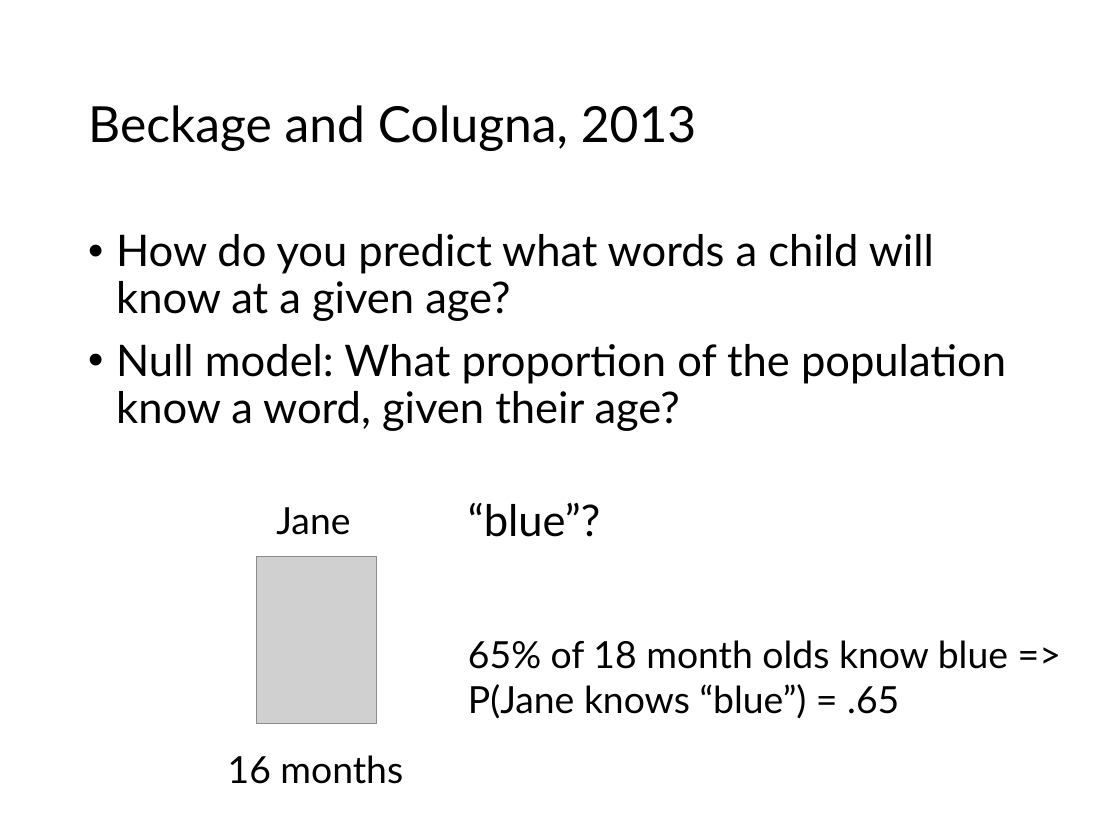
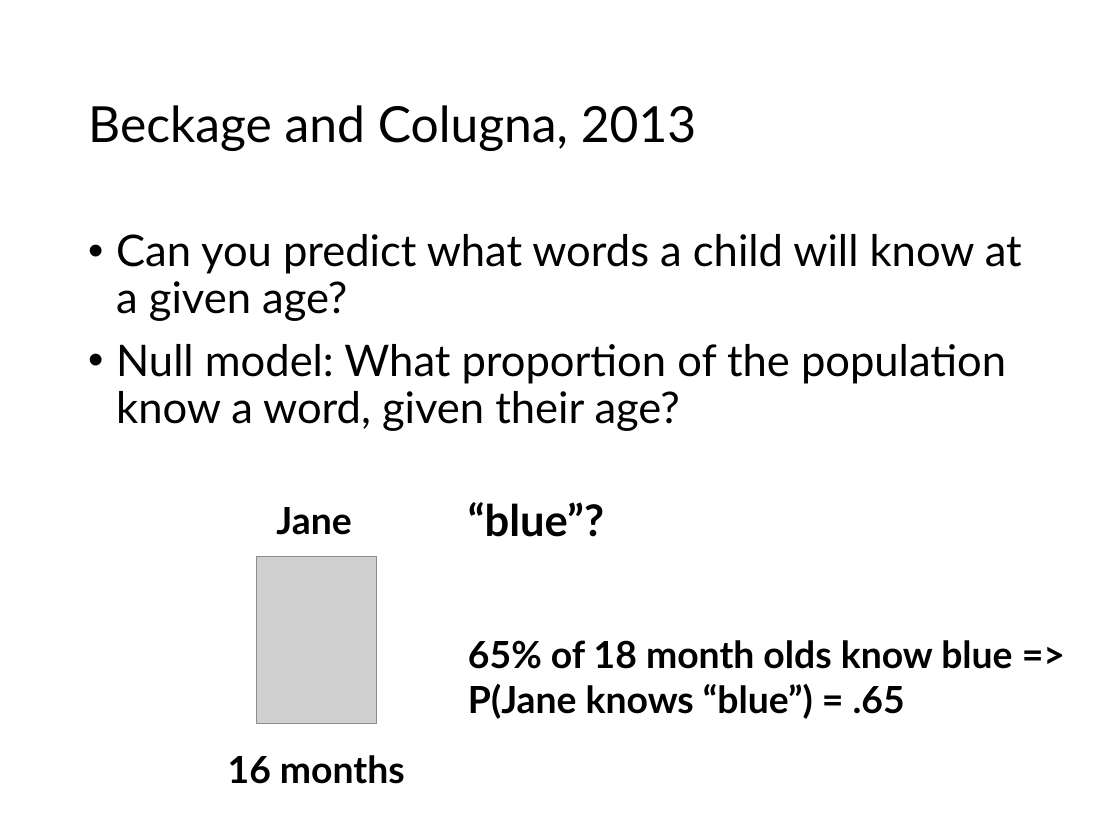
Before and after one commit to nbeckage/VOCAB_SEEDS, a slide deck: slide 7 of talks/lupyan_lab_3_8_18.pptx (slide 6 before the commit). Drawn at 1120x840 pixels with LibreOffice and Linux fonts; fonts in the diff are those of the drawing; grey boxes stand for pictures. Boxes give left, top, right and bottom in pixels: in the first picture for what was removed or moved away, otherwise in the second. Text is boxed around its words. In the diff, an @@ line names an element or a change of style, - is before the commit and + after.

```diff
--- a/talks/lupyan_lab_3_8_18.pptx
+++ b/talks/lupyan_lab_3_8_18.pptx
@@ text at bbox=[116, 234, 1022, 321]: text changed @@
-• How do you predict what words a child will know at a given age?
+• Can you predict what words a child will know at a given age?
@@ bold on in 4 elements at bbox=[228, 755, 405, 784], bbox=[468, 502, 604, 537], bbox=[468, 640, 1012, 719], bbox=[276, 507, 351, 535] @@
```
Also in this commit, not shown: 5 other slides changed, 10 slides added, 2 slides removed, 17 other files.
